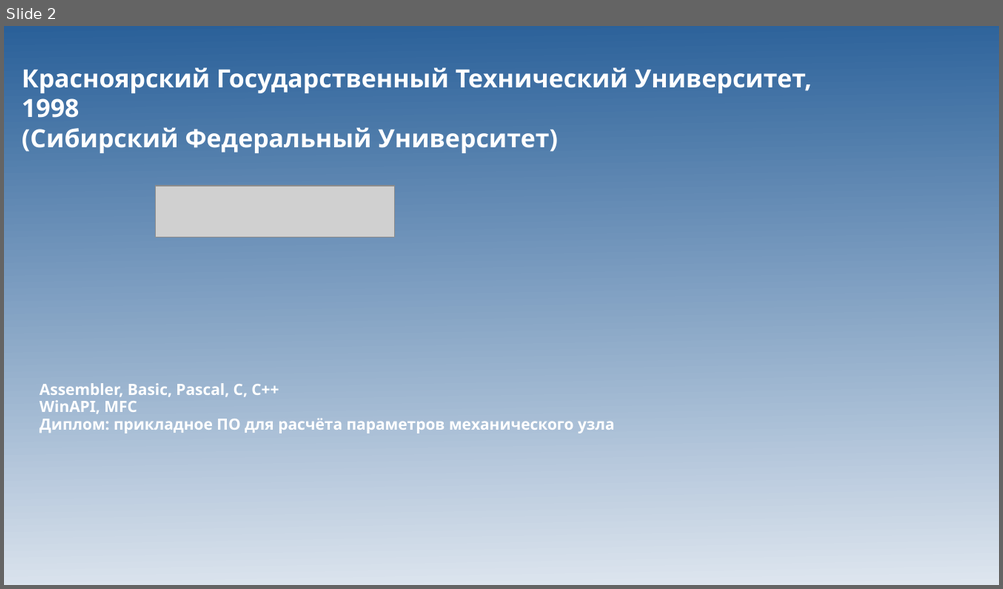
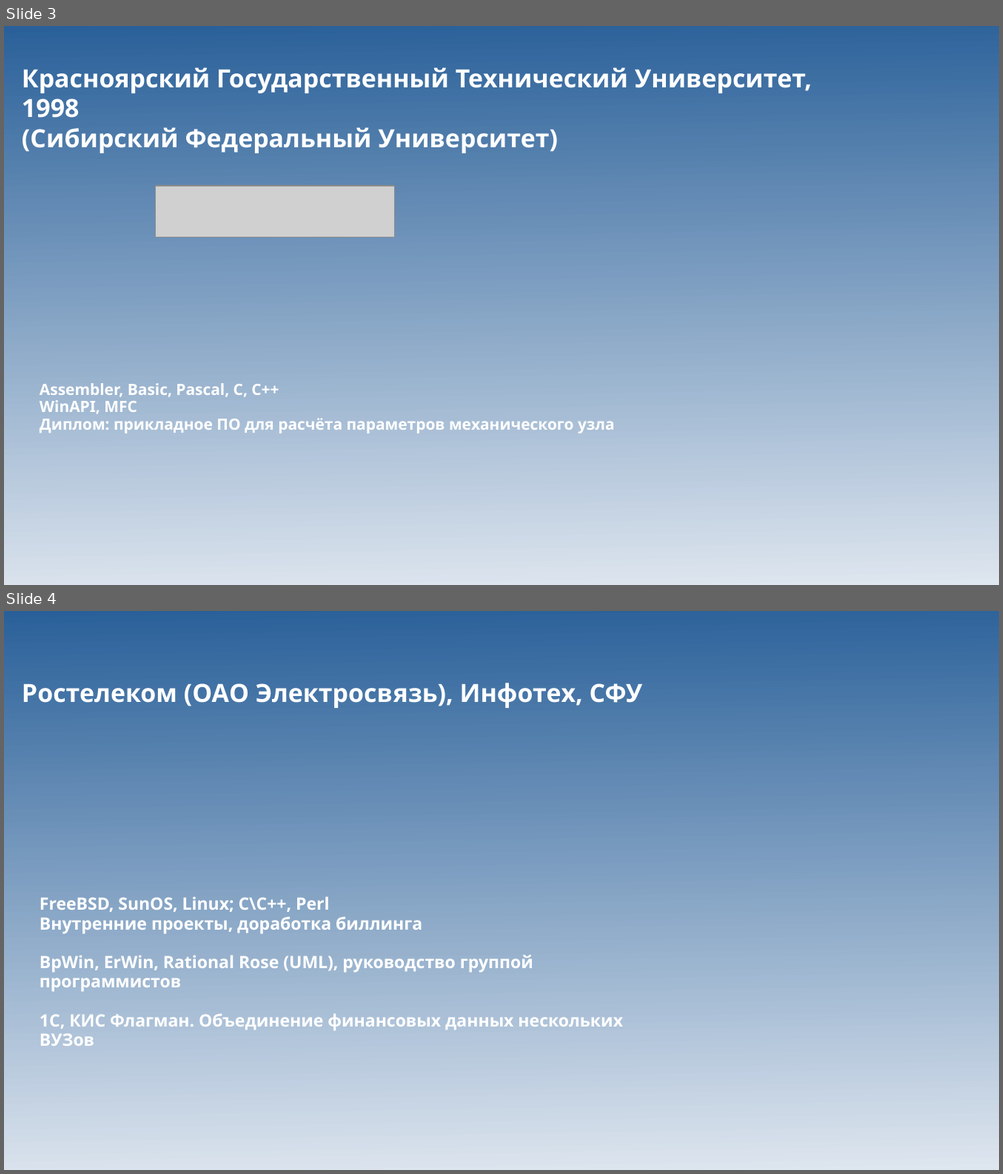
Before and after one commit to taker1974/tk-resume, a slide deck: SelfPresenting-Terskikh-KN-Java.odp. Shown one above the other, each under a label of ours: slide 2 before the commit, slides 3 and 4 after it. The pictures are 1003x589 and 1003x1174 pixels, drawn with LibreOffice and Linux fonts; fonts in the diff are those of the drawing; grey boxes stand for pictures. Boxes give left, top, right and bottom in pixels: in the first picture for what was removed or moved away, otherwise in the second. Text is boxed around its words. In the diff, an @@ line names an element or a change of style, - is before the commit and + after.

```diff
--- a/SelfPresenting-Terskikh-KN-Java.odp
+++ b/SelfPresenting-Terskikh-KN-Java.odp
@@ slide 4 added at bbox=[4, 611, 999, 1170], background gradient #2A6099 to #DEE6EF @@
@@ title added at bbox=[22, 683, 643, 708], 20 pt, text #FFFFFF, bold @@
+Ростелеком (ОАО Электросвязь), Инфотех, СФУ
@@ subtitle added at bbox=[40, 897, 623, 1046], 13.6 pt, text #FFFFFF, bold @@
+FreeBSD, SunOS, Linux; C\C++, Perl
+Внутренние проекты, доработка биллинга
+BpWin, ErWin, Rational Rose (UML), руководство группой программистов
+1С, КИС Флагман. Объединение финансовых данных нескольких ВУЗов
@@ what was slide 2 is now slide 3 @@
```
Also in this commit, not shown: 1 slide changed, 3 other slides added, 18 other files.
